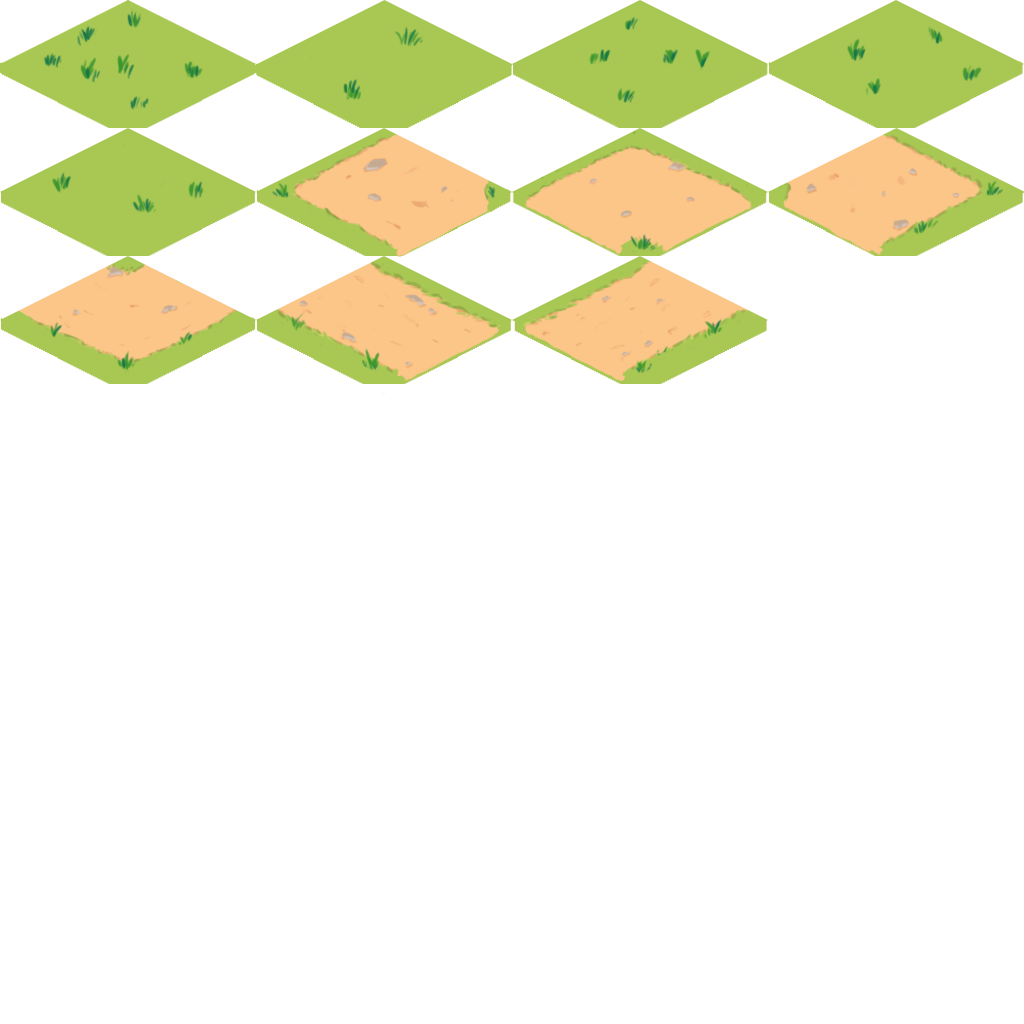
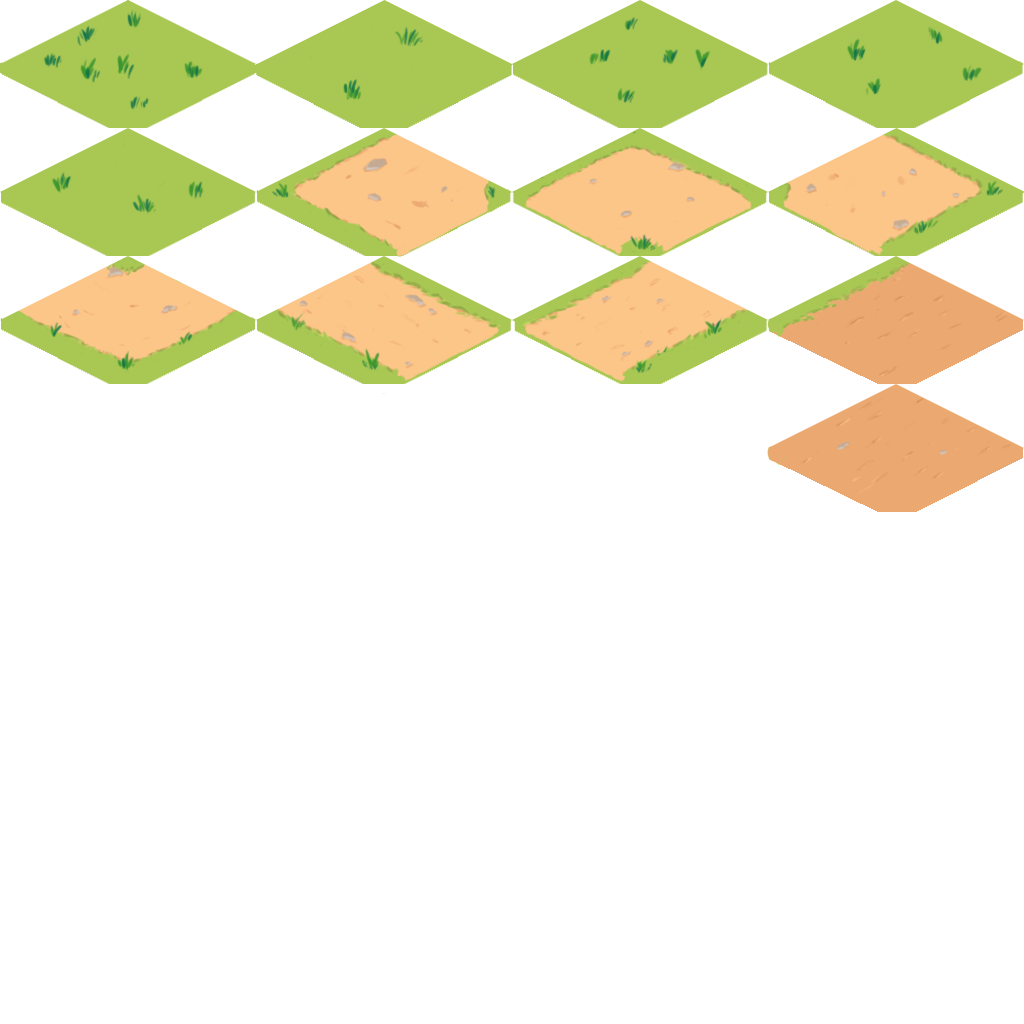
Layers edited between the first and the second (1024, 1024) image:
added group "Dirt" with 8 layers above "Extrude" over [left=767, top=256, right=1024, bottom=512]
added group "full" with 3 layers in group "Dirt" over [left=767, top=360, right=1024, bottom=512]
added layer "Layer 1" (2nd of 3, in "Dirt" › "full") in group "full" over [left=767, top=360, right=1024, bottom=512]
added layer "Rectangle 1 copy 3" (3rd of 4, in "Dirt" › "full") in group "full" over [left=768, top=384, right=1024, bottom=512]
moved "Layer 8" (1st of 2, in "Dirt" › "full") into group "full", painted on it over [left=767, top=446, right=1023, bottom=512]
added group "Border" with 3 layers in group "Dirt" over [left=767, top=256, right=1024, bottom=403]
added layer "Layer 1" (3rd of 3, in "Dirt" › "Border") in group "Border" over [left=767, top=256, right=1024, bottom=403]
added layer "Rectangle 1 copy 3" (4th of 4, in "Dirt" › "Border") in group "Border" over [left=768, top=256, right=1024, bottom=384]
added layer "Layer 8" (2nd of 2, in "Dirt" › "Border") in group "Border" over [left=767, top=318, right=1023, bottom=384]
